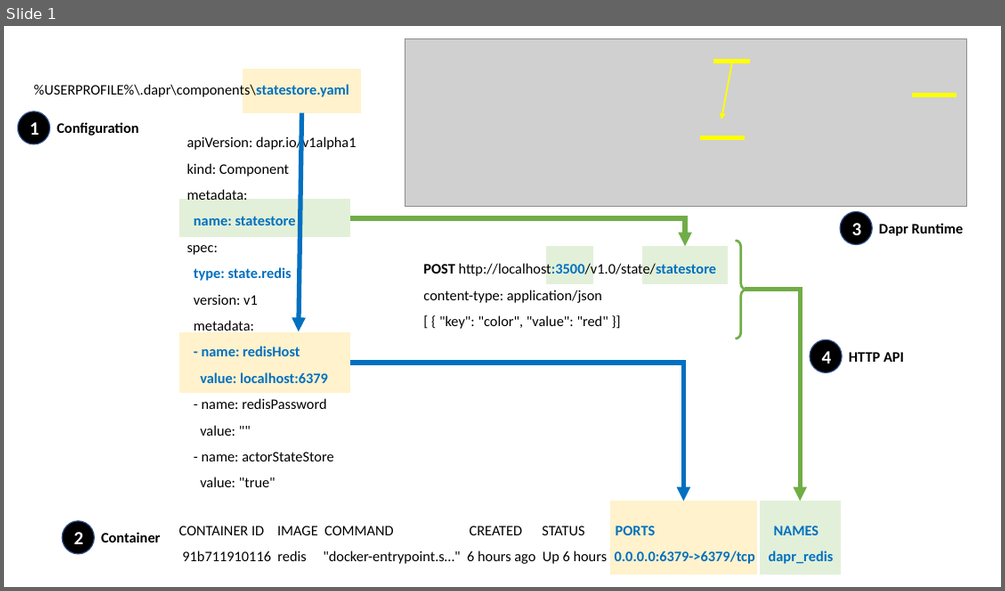
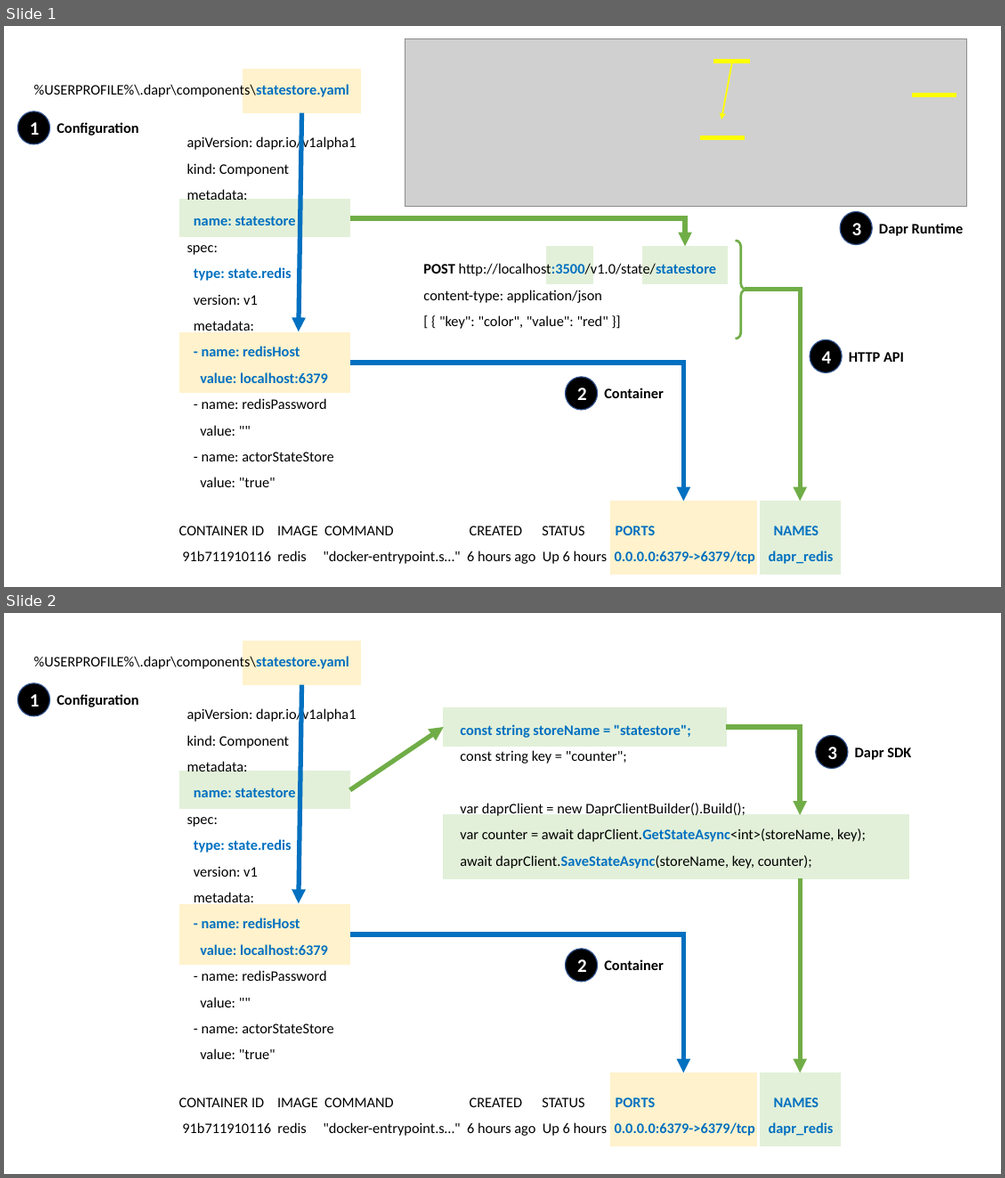
Before and after one commit to hhko/lectures, a slide deck: Dapr_1_Fundamentals/Dapr_1_Fundamentals.pptx. Shown one above the other, each under a label of ours: slide 1 before the commit, slides 1 and 2 after it. The pictures are 1005x591 and 1005x1178 pixels, drawn with LibreOffice and Linux fonts; fonts in the diff are those of the drawing; grey boxes stand for pictures. Boxes give left, top, right and bottom in pixels: in the first picture for what was removed or moved away, otherwise in the second. Text is boxed around its words. In the diff, an @@ line names an element or a change of style, - is before the commit and + after.

```diff
--- a/Dapr_1_Fundamentals/Dapr_1_Fundamentals.pptx
+++ b/Dapr_1_Fundamentals/Dapr_1_Fundamentals.pptx
@@ slide 2 added at box(4, 613, 1001, 1174), background #FFFFFF @@
@@ text added at box(34, 655, 349, 671), 14 pt, text #000000 @@
+%USERPROFILE%\.dapr\components\statestore.yaml
@@ rectangle added at box(243, 641, 360, 685), fill #FFF2CC, outline #FFF2CC 1 pt @@
@@ ellipse added at box(17, 683, 49, 716), fill #000000, outline #325491 1 pt, 18 pt, text #FFFFFF, bold @@
+1
@@ arrow added from (301, 685) to (299, 903), #0070C0 4.5 pt @@
@@ text added at box(57, 694, 138, 707), 14 pt, text #000000, bold @@
+Configuration
@@ text added at box(187, 707, 356, 1059), 14 pt, text #000000 @@
+apiVersion: dapr.io/v1alpha1
+kind: Component
+metadata:
+name: statestore
+spec:
+type: state.redis
+version: v1
+metadata:
+- name: redisHost
+value: localhost:6379
+- name: redisPassword
+value: ""
+- name: actorStateStore
+value: "true"
@@ rectangle added at box(444, 708, 727, 746), fill #E2F0D9, outline #E2F0D9 1 pt @@
@@ arrow added from (350, 790) to (444, 727), #70AD47 4.5 pt @@
@@ text added at box(460, 724, 866, 868), 14 pt, text #000000 @@
+const string storeName = "statestore";
+const string key = "counter";
+var daprClient = new DaprClientBuilder().Build();
+var counter = await daprClient.GetStateAsync<int>(storeName, key);
+await daprClient.SaveStateAsync(storeName, key, counter);
@@ elbow arrow added from (727, 727) to (800, 815), #70AD47 4.5 pt @@
@@ ellipse added at box(816, 736, 848, 769), fill #000000, outline #325491 1 pt, 18 pt, text #FFFFFF, bold @@
+3
@@ rectangle added at box(179, 771, 350, 809), fill #E2F0D9, outline #E2F0D9 1 pt @@
@@ text added at box(855, 747, 911, 760), 14 pt, text #000000, bold @@
+Dapr SDK
@@ rectangle added at box(444, 815, 909, 878), fill #E2F0D9, outline #E2F0D9 1 pt @@
@@ arrow added from (800, 878) to (800, 1073), #70AD47 4.5 pt @@
@@ rectangle added at box(179, 905, 350, 964), fill #FFF2CC, outline #FFF2CC 1 pt @@
@@ elbow arrow added from (350, 934) to (684, 1073), #0070C0 4.5 pt @@
@@ ellipse added at box(566, 949, 598, 981), fill #000000, outline #325491 1 pt, 18 pt, text #FFFFFF, bold @@
+2
@@ text added at box(604, 959, 663, 970), 14 pt, text #000000, bold @@
+Container
@@ rectangle added at box(610, 1073, 756, 1146), fill #FFF2CC, outline #FFF2CC 1 pt @@
@@ rectangle added at box(760, 1073, 840, 1146), fill #E2F0D9, outline #E2F0D9 1 pt @@
@@ text added at box(179, 1097, 833, 1135), 14 pt, text #000000 @@
+CONTAINER ID IMAGE COMMAND CREATED STATUS PORTS NAMES
+91b711910116 redis "docker-entrypoint.s…" 6 hours ago Up 6 hours 0.0.0.0:6379->6379/tcp dapr_redis
@@ slide 1 changed as well @@
@@ ellipse "2": place and size @@
-ellipse "2" at box(63, 521, 95, 554)
+ellipse "2" at box(566, 377, 598, 410)
@@ text "Container": place and size @@
-text "Container" at box(101, 532, 160, 542)
+text "Container" at box(604, 387, 663, 398)
```
Also in this commit, not shown: 9 other files.
